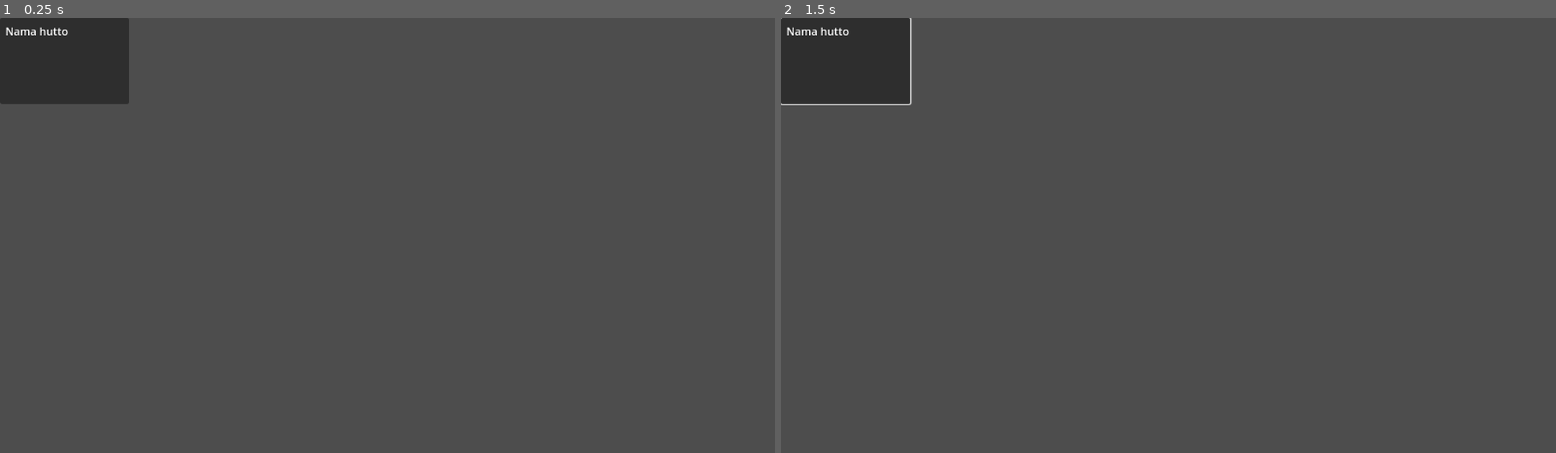
Above: before the commit, frames 1-2 (left to right).
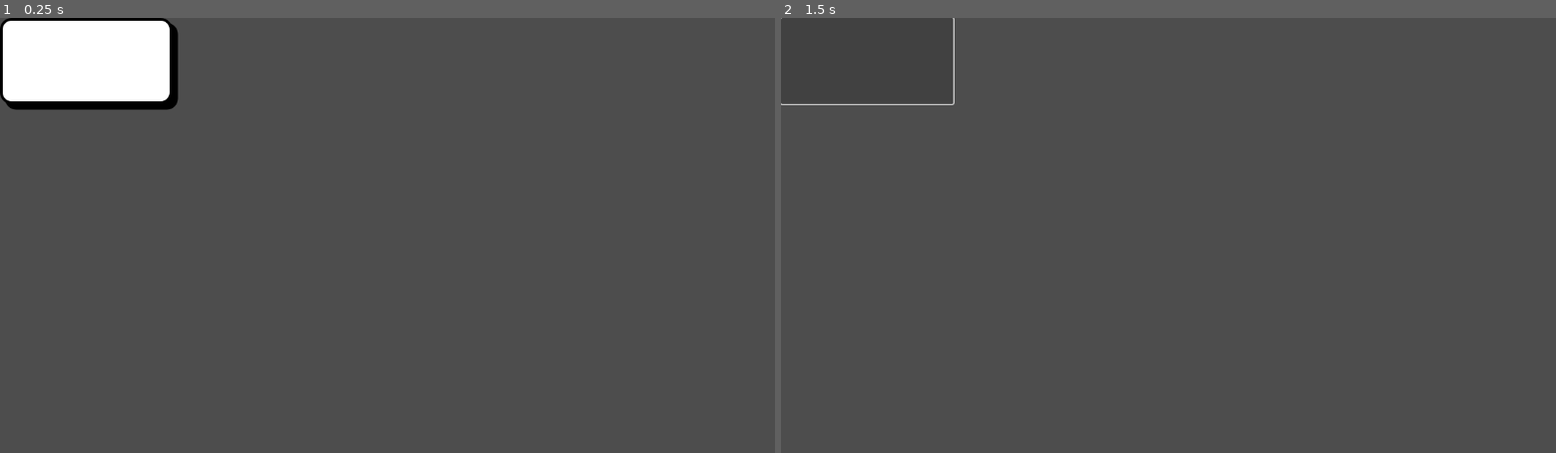
Above: after the commit, the same moments.

Repository: gatheesha/godak
Game: Godot game, scene res://audio_clip/audio_clip.tscn
The game is run twice, just before and just after one commit, with the same random seed, the same clock (stepped at 60 frames per second) and the same inputs. This scene is started directly instead of the project's main scene.
Inputs (mouse positions are in pixels of both pictures, inside the frame that each line leads up to; where the layout moved, square brackets give the same spot in the first picture):
- Up to frame 1 (0.25 s): no input
- Up to frame 2 (1.5 s): click (866, 61) [843, 61] at 0.5 s; click (866, 61) [843, 61] at 1.25 s

The runs differ from the first frame. In frame 1, 4.7% of the frame differs, in the area x 0-24%, y 0-22%; in frame 2, 0.2%.

Commit message:
maintenance

Diff:
--- a/control.gd
+++ b/app.gd
@@ -1,7 +1,9 @@
 extends Control
 
-@export var audio_grid : GridContainer
+@export var audio_grid : FlowContainer
 @export var file_dialog : FileDialog
+
+const AUDIO_CLIP = preload("res://audio_clip/audio_clip.tscn")
 
 var audio_resources = {}
 
@@ -11,7 +13,6 @@
 	file_dialog.file_mode = FileDialog.FILE_MODE_OPEN_FILES
 	file_dialog.access = FileDialog.ACCESS_FILESYSTEM
 	file_dialog.connect("files_selected", _on_files_selected)
-
 	get_viewport().files_dropped.connect(_on_files_dropped)
 
 
@@ -39,9 +40,6 @@
 
 
 func load_audio_file(path):
-	print(path)
-	#var player = AudioStreamPlayer.new()
-
 	var audio_resource : AudioStream
 	if path.ends_with(".mp3"):
 		if FileAccess.file_exists(path):
@@ -53,25 +51,12 @@
 		if FileAccess.file_exists(path):
 			audio_resource = AudioStreamWAV.load_from_file(path)
 
-
 	if audio_resource:
 		var file_name = path.get_file()
-		var new_audio_clip = AudioClip.new(file_name, audio_resource)
-		audio_grid.add_child(new_audio_clip)
-		#player.stream = audio_resource
-		#new_audio_clip.audio_stream_player.stream = audio_resource
-
-		#var audio_button = Button.new()
-
-		#audio_button.text = file_name
-		#new_audio_clip.display_name = file_name
-
-		#audio_button.pressed.connect(_on_audio_button_pressed.bind(file_name))
-
-		#audio_grid.add_child(audio_button)
-		#add_child(player)
-
-		#audio_resources[file_name] = player
+		var audio_clip_instance : AudioClip = AUDIO_CLIP.instantiate()
+		audio_clip_instance.audio_stream = audio_resource
+		audio_clip_instance.original_name = file_name
+		audio_grid.add_child(audio_clip_instance)
 	else:
 		print("Failed to load audio file: ", path)
 
--- a/control.tscn
+++ b/app.tscn
@@ -1,8 +1,8 @@
 [gd_scene load_steps=2 format=3 uid="uid://b7q3tol4o8lac"]
 
-[ext_resource type="Script" uid="uid://uybrv4c4xxwh" path="res://control.gd" id="1_0fbet"]
+[ext_resource type="Script" uid="uid://uybrv4c4xxwh" path="res://app.gd" id="1_j6dmo"]
 
-[node name="Control" type="Control" node_paths=PackedStringArray("audio_grid", "file_dialog")]
+[node name="App" type="Control" node_paths=PackedStringArray("audio_grid", "file_dialog")]
 layout_mode = 3
 anchors_preset = 15
 anchor_right = 1.0
@@ -13,7 +13,7 @@
 offset_bottom = -64.0
 grow_horizontal = 2
 grow_vertical = 2
-script = ExtResource("1_0fbet")
+script = ExtResource("1_j6dmo")
 audio_grid = NodePath("ScrollContainer/GridContainer")
 file_dialog = NodePath("FileDialog")
 
@@ -45,8 +45,11 @@
 grow_vertical = 2
 horizontal_scroll_mode = 0
 
-[node name="GridContainer" type="GridContainer" parent="ScrollContainer"]
+[node name="GridContainer" type="FlowContainer" parent="ScrollContainer"]
 layout_mode = 2
-columns = 5
+size_flags_horizontal = 3
+size_flags_vertical = 3
+theme_override_constants/h_separation = 32
+theme_override_constants/v_separation = 32
 
 [connection signal="pressed" from="VBoxContainer/HBoxContainer/Import" to="." method="_on_import_pressed"]
--- a/audio_clip/audio_clip.gd
+++ b/audio_clip/audio_clip.gd
@@ -11,14 +11,19 @@
 
 var audio_stream : AudioStream
 
-func _init(current_name : String, stream : AudioStream) -> void:
-	display_name = current_name
-	audio_stream = stream
+#func _init(current_name : String, stream : AudioStream) -> void:
+	#pass
+	#display_name = current_name
+	#audio_stream = stream
+
+
 
 func _ready() -> void:
-	#%DisplayName.text = display_name
-	#%AudioStreamPlayer.stream = audio_stream
-	pass
+	display_name = original_name
+	%DisplayName.text = display_name
+	%Button.text = display_name
+	%AudioStreamPlayer.stream = audio_stream
+
 
 func _on_button_pressed() -> void:
 	%AudioStreamPlayer.play()
--- a/audio_clip/audio_clip.tscn
+++ b/audio_clip/audio_clip.tscn
@@ -1,33 +1,130 @@
-[gd_scene load_steps=2 format=3 uid="uid://vem0gynk856"]
+[gd_scene load_steps=10 format=3 uid="uid://vem0gynk856"]
 
 [ext_resource type="Script" uid="uid://0lt54r6wilv7" path="res://audio_clip/audio_clip.gd" id="1_up2mm"]
+[ext_resource type="FontFile" uid="uid://cbkw2x7d5v3am" path="res://assets/WorkSans-Bold.ttf" id="1_xniky"]
+[ext_resource type="FontFile" uid="uid://dhymyd1svq4ex" path="res://assets/SpaceGrotesk-Medium.ttf" id="1_y6d2e"]
+
+[sub_resource type="StyleBoxFlat" id="StyleBoxFlat_xniky"]
+bg_color = Color(1, 1, 1, 1)
+border_width_left = 4
+border_width_top = 4
+border_width_right = 4
+border_width_bottom = 4
+border_color = Color(0, 0, 0, 1)
+corner_radius_top_left = 16
+corner_radius_top_right = 16
+corner_radius_bottom_right = 16
+corner_radius_bottom_left = 16
+shadow_color = Color(0, 0, 0, 1)
+shadow_size = 1
+shadow_offset = Vector2(8, 8)
+
+[sub_resource type="StyleBoxFlat" id="StyleBoxFlat_3m181"]
+bg_color = Color(1, 1, 1, 1)
+border_width_left = 4
+border_width_top = 4
+border_width_right = 4
+border_width_bottom = 4
+border_color = Color(0, 0, 0, 1)
+corner_radius_top_left = 16
+corner_radius_top_right = 16
+corner_radius_bottom_right = 16
+corner_radius_bottom_left = 16
+shadow_color = Color(0, 0, 0, 1)
+shadow_size = 1
+shadow_offset = Vector2(8, 8)
+
+[sub_resource type="StyleBoxEmpty" id="StyleBoxEmpty_616f3"]
+
+[sub_resource type="StyleBoxFlat" id="StyleBoxFlat_616f3"]
+content_margin_left = 2.0
+content_margin_top = 2.0
+content_margin_right = 2.0
+content_margin_bottom = 2.0
+bg_color = Color(0.1, 0.1, 0.1, 0.3)
+corner_radius_top_left = 6
+corner_radius_top_right = 6
+corner_radius_bottom_right = 6
+corner_radius_bottom_left = 6
+corner_detail = 6
+
+[sub_resource type="StyleBoxFlat" id="StyleBoxFlat_jqyii"]
+content_margin_left = 2.0
+content_margin_top = 2.0
+content_margin_right = 2.0
+content_margin_bottom = 2.0
+bg_color = Color(0, 0, 0, 1)
+corner_radius_top_left = 6
+corner_radius_top_right = 6
+corner_radius_bottom_right = 6
+corner_radius_bottom_left = 6
+corner_detail = 6
+
+[sub_resource type="Theme" id="Theme_jqyii"]
+default_font = ExtResource("1_y6d2e")
+default_font_size = 32
+Button/styles/normal = SubResource("StyleBoxFlat_xniky")
+Button/styles/pressed = SubResource("StyleBoxFlat_3m181")
+Label/colors/font_color = Color(0, 0, 0, 1)
+Label/fonts/font = ExtResource("1_xniky")
+MarginContainer/constants/margin_bottom = 16
+MarginContainer/constants/margin_left = 16
+MarginContainer/constants/margin_right = 16
+MarginContainer/constants/margin_top = 16
+PanelContainer/styles/panel = SubResource("StyleBoxEmpty_616f3")
+ProgressBar/styles/background = SubResource("StyleBoxFlat_616f3")
+ProgressBar/styles/fill = SubResource("StyleBoxFlat_jqyii")
+SubText/base_type = &"Label"
+SubText/colors/font_color = Color(0.101961, 0.101961, 0.101961, 0.301961)
+SubText/font_sizes/font_size = 16
+SubText/fonts/font = ExtResource("1_y6d2e")
 
 [node name="AudioClip" type="PanelContainer"]
 custom_minimum_size = Vector2(192, 128)
-offset_right = 40.0
-offset_bottom = 40.0
+offset_right = 256.0
+offset_bottom = 128.0
+mouse_filter = 2
+theme = SubResource("Theme_jqyii")
 script = ExtResource("1_up2mm")
 
 [node name="AudioStreamPlayer" type="AudioStreamPlayer" parent="."]
 unique_name_in_owner = true
 
 [node name="MarginContainer" type="MarginContainer" parent="."]
+visible = false
 layout_mode = 2
-theme_override_constants/margin_left = 8
-theme_override_constants/margin_top = 8
-theme_override_constants/margin_right = 8
-theme_override_constants/margin_bottom = 8
 
 [node name="VBoxContainer" type="VBoxContainer" parent="MarginContainer"]
 layout_mode = 2
+alignment = 2
 
 [node name="DisplayName" type="Label" parent="MarginContainer/VBoxContainer"]
 unique_name_in_owner = true
+clip_contents = true
 layout_mode = 2
-text = "Nama hutto"
+size_flags_horizontal = 0
+size_flags_vertical = 1
+text = "Display Name"
+horizontal_alignment = 1
+vertical_alignment = 1
+
+[node name="Label" type="Label" parent="MarginContainer/VBoxContainer"]
+layout_mode = 2
+theme_type_variation = &"SubText"
+text = "14sec"
+horizontal_alignment = 2
+vertical_alignment = 1
+
+[node name="ProgressBar" type="ProgressBar" parent="MarginContainer/VBoxContainer"]
+layout_mode = 2
+size_flags_horizontal = 3
+value = 50.0
+show_percentage = false
 
 [node name="Button" type="Button" parent="."]
+unique_name_in_owner = true
 layout_mode = 2
-flat = true
+text = "cdshjabhjfbdhbfhbhbhbhb"
+text_overrun_behavior = 3
 
 [connection signal="pressed" from="Button" to="." method="_on_button_pressed"]
--- /dev/null
+++ b/global.gd
@@ -0,0 +1,3 @@
+extends Node
+
+var sounds: Array[AudioClip] = []
--- a/project.godot
+++ b/project.godot
@@ -15,6 +15,10 @@
 config/features=PackedStringArray("4.4")
 config/icon="res://icon.svg"
 
+[autoload]
+
+Global="*res://global.gd"
+
 [rendering]
 
 renderer/rendering_method="gl_compatibility"
Renamed: control.gd.uid -> app.gd.uid
Binary file added: assets/SpaceGrotesk-Medium.ttf
Not shown, added: assets/SpaceGrotesk-Medium.ttf.import
Binary file added: assets/WorkSans-Bold.ttf
Not shown, added: assets/WorkSans-Bold.ttf.import
Not shown, changed: export_presets.cfg
Not shown, added: global.gd.uid
